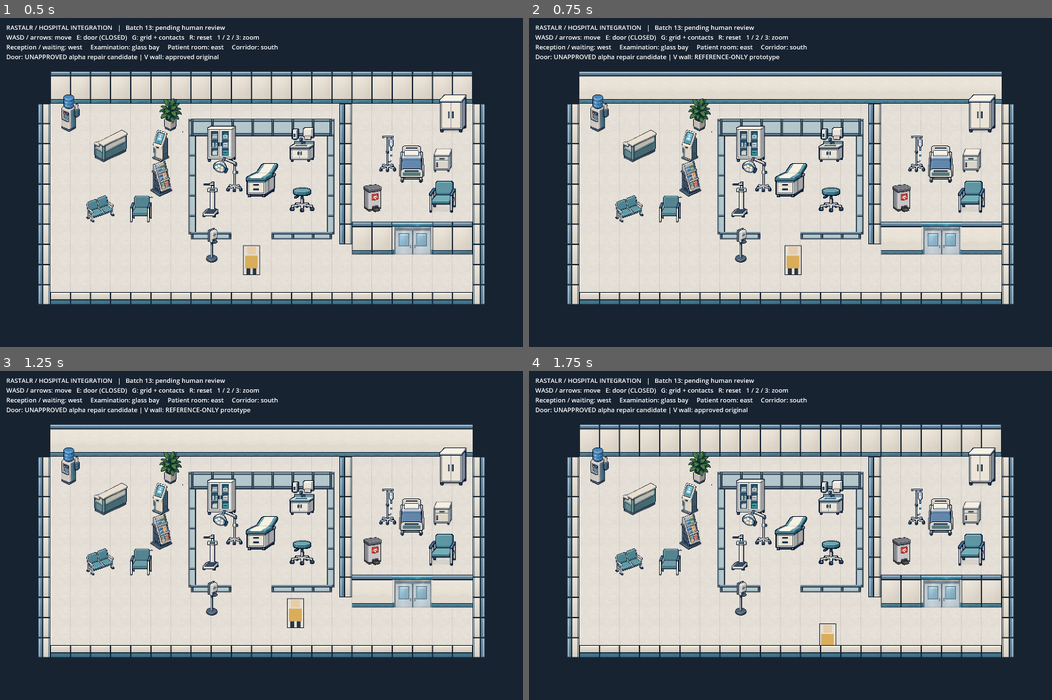
Above: before the commit, frames 1-4 (two rows, left to right).
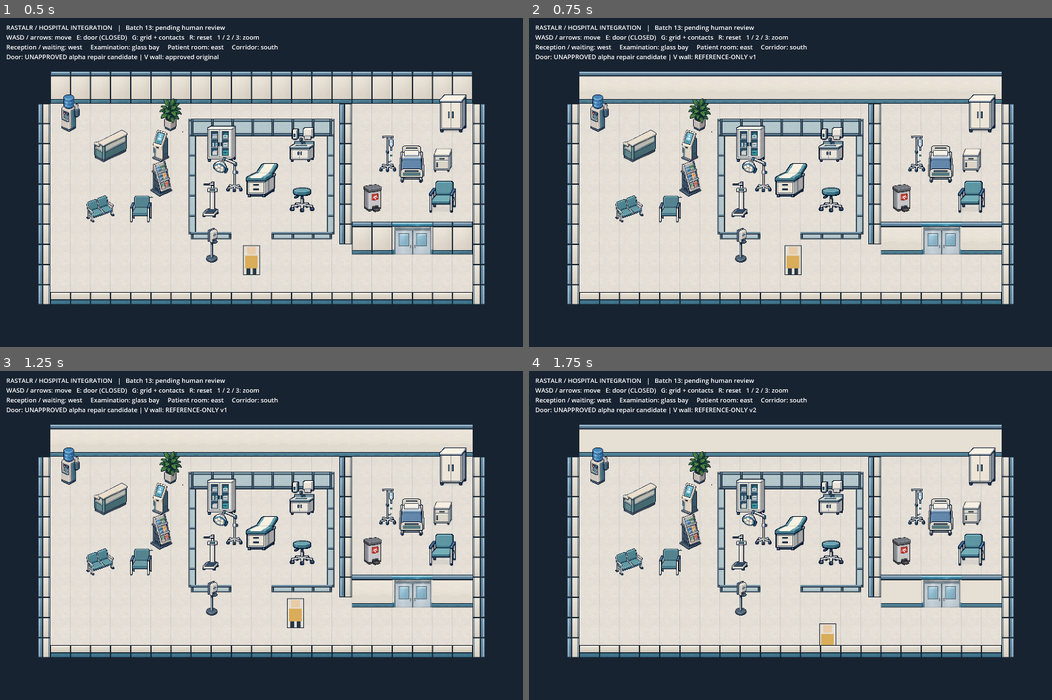
Above: after the commit, the same moments.

Repository: RastalRahl/Hospital
Game: Godot game, scene res://main.tscn
Same seed, same stepped clock (60 frames per second), same inputs: the game is played once before the commit and once after it.
Inputs:
- Up to frame 1 (0.5 s): no input
- Up to frame 2 (0.75 s): tap Enter at 0.5 s; hold D from 0.53 s (still down); tap V at 0.6 s
- Up to frame 3 (1.25 s): keep holding D
- Up to frame 4 (1.75 s): release D at 1.28 s; hold S from 1.28 s (still down); tap V at 1.35 s

Frame 1 is identical in both runs. In frame 2, less than 0.1% of the frame differs, in the area x 42-48%, y 11-14%; in frame 3, less than 0.1%; in frame 4, 0.8%, in the area x 9-91%, y 11-72%.

Commit message:
Refine reference back-wall v2 and compare three Godot views

Diff:
--- a/demo/hospital_integration/main.gd
+++ b/demo/hospital_integration/main.gd
@@ -12,7 +12,8 @@
 const DOOR_CANDIDATE := "res://repair_candidates/sliding_door_open_alpha_v1/hospital_sliding_clinical_doors_open_01_alpha_candidate.png"
 const WALL_PROTOTYPE := "res://repair_candidates/back_wall_refresh_v1/hospital_wall_back_straight_01_refresh_candidate.png"
 var wall_sprites: Array[Sprite2D] = []
-var wall_prototype := false
+const WALL_PROTOTYPE_V2 := "res://repair_candidates/back_wall_refresh_v2/hospital_wall_back_straight_01_refresh_candidate_v2.png"
+var wall_version := 0
 var door_main: Sprite2D
 var repair_active := true
 var data: Dictionary
@@ -91,7 +92,7 @@
 func update_hud() -> void:
 	hud.text = "RASTALR / HOSPITAL INTEGRATION   |   Batch 13: pending human review\nWASD / arrows: move   E: door (%s)    …(183 unchanged characters)…
 	hud.text += "\nDoor: UNAPPROVED alpha repair candidate" if repair_active else "\nDoor comparison: approved opaque original"
-	hud.text += " | V wall: REFERENCE-ONLY prototype" if wall_prototype else " | V wall: approved original"
+	hud.text += " | V wall: " + ["approved original", "REFERENCE-ONLY v1", "REFERENCE-ONLY v2"][wall_version]
 
 func blocked(point: Vector2) -> bool:
 	var feet := Rect2(point - Vector2(9, 8), Vector2(18, 8))
@@ -126,7 +127,7 @@
 		return
 	match event.physical_keycode:
 		KEY_V:
-			set_wall_prototype(not wall_prototype)
+			set_wall_prototype((wall_version + 1) % 3)
 		KEY_G:
 			debug = not debug
 			overlay.queue_redraw()
@@ -280,29 +281,29 @@
 	get_tree().quit()
 
 # Reference-only RGB override. Does not modify placement or runtime manifest.
-func set_wall_prototype(enabled: bool) -> void:
-	wall_prototype = enabled
-	var texture: Texture2D = load(WALL_PROTOTYPE if enabled else "res://art/hospital_wall_back_straight_01__main.png")
+func set_wall_prototype(version: int) -> void:
+	wall_version = version
+	var paths := ["res://art/hospital_wall_back_straight_01__main.png", WALL_PROTOTYPE, WALL_PROTOTYPE_V2]
+	var texture: Texture2D = load(paths[version])
 	for sprite in wall_sprites:
 		sprite.texture = texture
 	update_hud()
 
 func wall_review() -> void:
-	var folder := "res://repair_candidates/back_wall_refresh_v1/"
+	var folder := "res://repair_candidates/back_wall_refresh_v2/"
 	assert(wall_sprites.size() == 25, "21 perimeter and 4 internal wall copies")
 	var placement_before: Array = []
 	for sprite in wall_sprites:
 		placement_before.append([sprite.position,sprite.offset,sprite.scale,sprite.rotation,sprite.z_index])
 	set_door(true)
-	set_wall_prototype(false)
-	await capture(folder + "godot_before.png")
-	var crop := Rect2i(Vector2i(get_global_transform_with_canvas() * Vector2(256,44)),Vector2i(512,104))
-	assert(get_viewport().get_texture().get_image().get_region(crop).save_png(folder + "godot_8cell_before.png") == OK)
-	set_wall_prototype(true)
-	await capture(folder + "godot_after.png")
-	assert(get_viewport().get_texture().get_image().get_region(crop).save_png(folder + "godot_8cell_after.png") == OK)
-	for i in wall_sprites.size():
-		var sprite := wall_sprites[i]
-		assert(placement_before[i] == [sprite.position,sprite.offset,sprite.scale,sprite.rotation,sprite.z_index], "Wall placement remains unchanged")
-	print("WALL_PROTOTYPE_REVIEW_PASS: same camera/zoom; 21 perimeter + 4 internal copies; transforms and draw anchors unchanged")
+	for version in range(3):
+		set_wall_prototype(version)
+		var label: String = ["approved", "v1", "v2"][version]
+		await capture(folder + "godot_" + label + ".png")
+		var crop := Rect2i(Vector2i(get_global_transform_with_canvas() * Vector2(256,44)),Vector2i(512,104))
+		assert(get_viewport().get_texture().get_image().get_region(crop).save_png(folder + "godot_8cell_" + label + ".png") == OK)
+		for i in wall_sprites.size():
+			var sprite := wall_sprites[i]
+			assert(placement_before[i] == [sprite.position,sprite.offset,sprite.scale,sprite.rotation,sprite.z_index], "Wall placement remains unchanged")
+	print("WALL_PROTOTYPE_REVIEW_PASS: approved/v1/v2; same camera/zoom; 21 perimeter + 4 internal copies; transforms and draw anchors unchanged")
 	get_tree().quit()
--- /dev/null
+++ b/demo/hospital_integration/repair_candidates/back_wall_refresh_v2/checks.json
@@ -0,0 +1,249 @@
+{
+  "status": "reference_only_unapproved",
+  "v1_direction": "human_approved_direction_only",
+  "candidate": "hospital_wall_back_straight_01_refresh_candidate_v2.png",
+  "dimensions": [
+    32,
+    52
+  ],
+  "mode": "RGBA",
+  "alpha_changed_vs_v1": 0,
+  "rgb_changed_vs_v1": 1108,
+  "rgb_changed_vs_approved": 1589,
+  "source_sha256": "5de21497d18af52605754193c188f6555d35f09d42d9228fff31ad2fb29187e2",
+  "v1_sha256": "856755594cfe654ee5c55e2a567a8da8b3e168d5772bdd8a378ad0aeee46fea0",
+  "candidate_sha256": "b92cfe0523a4122c693dcd1a0be9f3b75661a24f3492736e5ddfd83ef6097cfa",
+  "anchor": "wall_center",
+  "footprint": [
+    1,
+    1
+  ],
+  "offset": [
+    -16,
+    -52
+  ],
+  "band_rows_half_open": {
+    "cap": [
+      0,
+      8
+    ],
+    "separator": [
+      8,
+      9
+    ],
+    "face": [
+      9,
+      45
+    ],
+    "base_separator": [
+      45,
+      46
+    ],
+    "base": [
+      46,
+      51
+    ],
+    "bottom": [
+      51,
+      52
+    ]
+  },
+  "face_base_rgb": [
+    230,
+    223,
+    211
+  ],
+  "face_detail_rgb": [
+    [
+      228,
+      224,
+      207
+    ],
+    [
+      232,
+      222,
+      215
+    ]
+  ],
+  "detail_pixels": 18,
+  "edge_keepout_columns": 6,
+  "metrics": {
+    "approved": {
+      "each_boundary": [
+        {
+          "boundary_x": 32,
+          "edge_rgb_mae": 4.987179,
+          "neighborhood_rgb_mae": 94.773504
+        },
+        {
+          "boundary_x": 64,
+          "edge_rgb_mae": 4.987179,
+          "neighborhood_rgb_mae": 94.773504
+        },
+        {
+          "boundary_x": 96,
+          "edge_rgb_mae": 4.987179,
+          "neighborhood_rgb_mae": 94.773504
+        },
+        {
+          "boundary_x": 128,
+          "edge_rgb_mae": 4.987179,
+          "neighborhood_rgb_mae": 94.773504
+        },
+        {
+          "boundary_x": 160,
+          "edge_rgb_mae": 4.987179,
+          "neighborhood_rgb_mae": 94.773504
+        },
+        {
+          "boundary_x": 192,
+          "edge_rgb_mae": 4.987179,
+          "neighborhood_rgb_mae": 94.773504
+        },
+        {
+          "boundary_x": 224,
+          "edge_rgb_mae": 4.987179,
+          "neighborhood_rgb_mae": 94.773504
+        }
+      ],
+      "bands": {
+        "face": {
+          "column_mean_luma_range": 187.58091667,
+          "period_32_fourier_amplitude": 23.8973818,
+          "horizontal_luma_rms": 43.94084218
+        },
+        "base": {
+          "column_mean_luma_range": 88.54968,
+          "period_32_fourier_amplitude": 8.31883905,
+          "horizontal_luma_rms": 20.22951725
+        },
+        "cap": {
+          "column_mean_luma_range": 80.608375,
+          "period_32_fourier_amplitude": 11.08565721,
+          "horizontal_luma_rms": 24.3548584
+        }
+      }
+    },
+    "v1": {
+      "each_boundary": [
+        {
+          "boundary_x": 32,
+          "edge_rgb_mae": 0.0,
+          "neighborhood_rgb_mae": 0.0
+        },
+        {
+          "boundary_x": 64,
+          "edge_rgb_mae": 0.0,
+          "neighborhood_rgb_mae": 0.0
+        },
+        {
+          "boundary_x": 96,
+          "edge_rgb_mae": 0.0,
+          "neighborhood_rgb_mae": 0.0
+        },
+        {
+          "boundary_x": 128,
+          "edge_rgb_mae": 0.0,
+          "neighborhood_rgb_mae": 0.0
+        },
+        {
+          "boundary_x": 160,
+          "edge_rgb_mae": 0.0,
+          "neighborhood_rgb_mae": 0.0
+        },
+        {
+          "boundary_x": 192,
+          "edge_rgb_mae": 0.0,
+          "neighborhood_rgb_mae": 0.0
+        },
+        {
+          "boundary_x": 224,
+          "edge_rgb_mae": 0.0,
+          "neighborhood_rgb_mae": 0.0
+        }
+      ],
+      "bands": {
+        "face": {
+          "column_mean_luma_range": 1.44466667,
+          "period_32_fourier_amplitude": 0.4633043,
+          "horizontal_luma_rms": 1.10198041
+        },
+        "base": {
+          "column_mean_luma_range": 4.02912,
+          "period_32_fourier_amplitude": 0.98316827,
+          "horizontal_luma_rms": 3.13946028
+        },
+        "cap": {
+          "column_mean_luma_range": 0.723925,
+          "period_32_fourier_amplitude": 0.17664902,
+          "horizontal_luma_rms": 1.10157689
+        }
+      }
+    },
+    "v2": {
+      "each_boundary": [
+        {
+          "boundary_x": 32,
+          "edge_rgb_mae": 0.0,
+          "neighborhood_rgb_mae": 0.0
+        },
+        {
+          "boundary_x": 64,
+          "edge_rgb_mae": 0.0,
+          "neighborhood_rgb_mae": 0.0
+        },
+        {
+          "boundary_x": 96,
+          "edge_rgb_mae": 0.0,
+          "neighborhood_rgb_mae": 0.0
+        },
+        {
+          "boundary_x": 128,
+          "edge_rgb_mae": 0.0,
+          "neighborhood_rgb_mae": 0.0
+        },
+        {
+          "boundary_x": 160,
+          "edge_rgb_mae": 0.0,
+          "neighborhood_rgb_mae": 0.0
+        },
+        {
+          "boundary_x": 192,
+          "edge_rgb_mae": 0.0,
+          "neighborhood_rgb_mae": 0.0
+        },
+        {
+          "boundary_x": 224,
+          "edge_rgb_mae": 0.0,
+          "neighborhood_rgb_mae": 0.0
+        }
+      ],
+      "bands": {
+        "face": {
+          "column_mean_luma_range": 0.00013333,
+          "period_32_fourier_amplitude": 1.043e-05,
+          "horizontal_luma_rms": 0.00014443
+        },
+        "base": {
+          "column_mean_luma_range": 0.0,
+          "period_32_fourier_amplitude": 0.0,
+          "horizontal_luma_rms": 0.0
+        },
+        "cap": {
+          "column_mean_luma_range": 0.0,
+          "period_32_fourier_amplitude": 0.0,
+          "horizontal_luma_rms": 0.0
+        }
+      }
+    }
+  },
+  "alpha_changed_vs_approved": 0,
+  "verification": {
+    "repository_suite": "373 passed in 56.09s; one completion run",
+    "focused_demo": "6 passed",
+    "godot": "4.7.1.stable.official.a13da4feb",
+    "three_way_capture": "WALL_PROTOTYPE_REVIEW_PASS",
+    "smoke": "HOSPITAL_SMOKE_PASS",
+    "changed_pixels_outside_wall_and_hud": 0
+  }
+}
Binary file added: demo/hospital_integration/repair_candidates/back_wall_refresh_v2/candidate_8x.png
Binary file added: demo/hospital_integration/repair_candidates/back_wall_refresh_v2/godot_8cell_approved.png
Binary file added: demo/hospital_integration/repair_candidates/back_wall_refresh_v2/godot_8cell_v1.png
Binary file added: demo/hospital_integration/repair_candidates/back_wall_refresh_v2/godot_8cell_v2.png
Binary file added: demo/hospital_integration/repair_candidates/back_wall_refresh_v2/godot_approved.png
Binary file added: demo/hospital_integration/repair_candidates/back_wall_refresh_v2/godot_v1.png
Binary file added: demo/hospital_integration/repair_candidates/back_wall_refresh_v2/godot_v2.png
Binary file added: demo/hospital_integration/repair_candidates/back_wall_refresh_v2/hospital_wall_back_straight_01_refresh_candidate_v2.png
Binary file added: demo/hospital_integration/repair_candidates/back_wall_refresh_v2/repeat_three_way.png
Binary file added: demo/hospital_integration/repair_candidates/back_wall_refresh_v2/rgb_change_mask_vs_v1.png
Binary file added: demo/hospital_integration/repair_candidates/back_wall_refresh_v2/run_8cell_approved.png
Binary file added: demo/hospital_integration/repair_candidates/back_wall_refresh_v2/run_8cell_v1.png
(and 9 more such lines)
